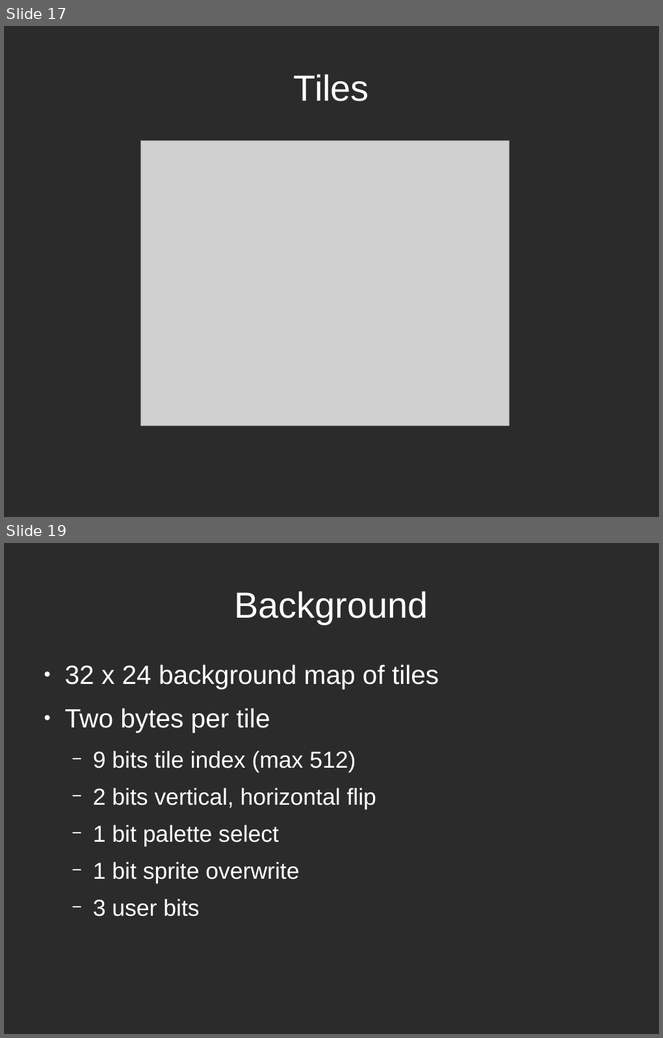
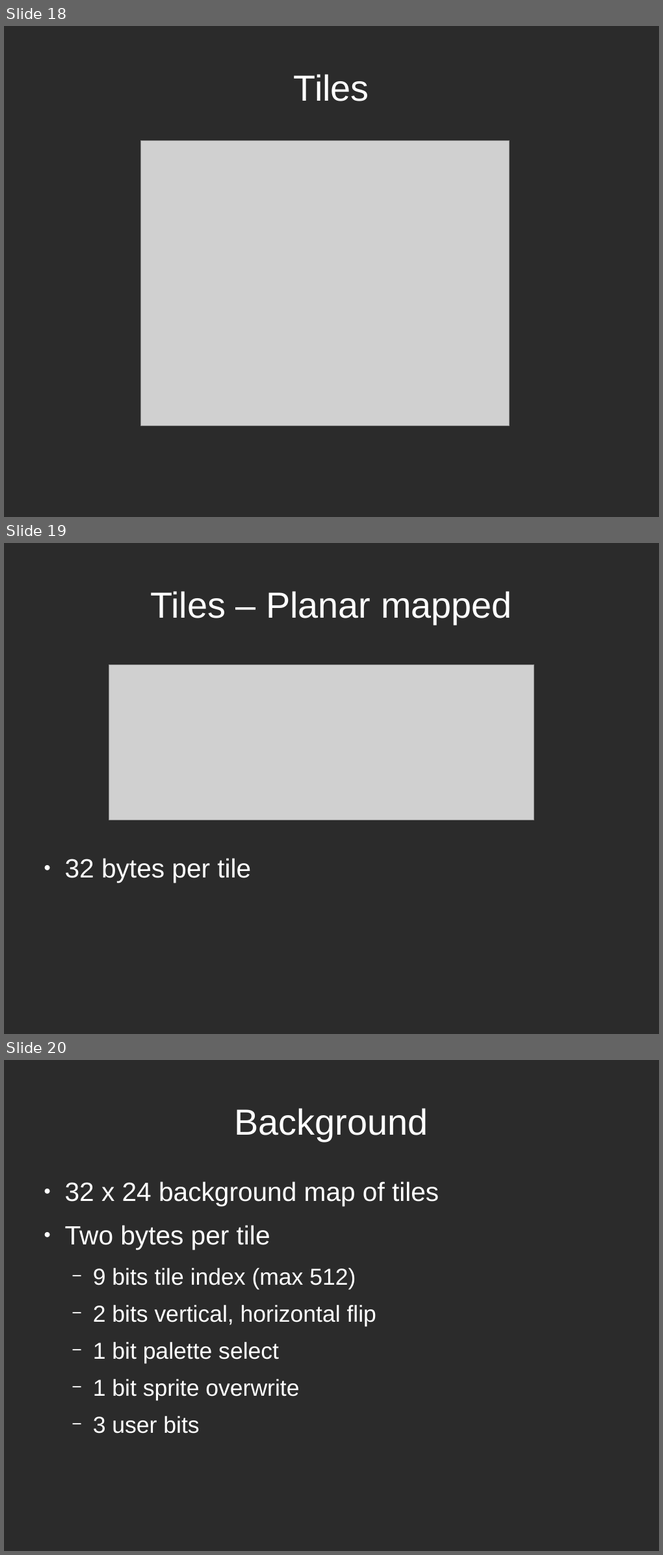
Before and after one commit to mattgodbolt/miracle-sms-emulator, a slide deck: emulating.odp. Shown one above the other, each under a label of ours: slides 17 and 19 before the commit, slides 18, 19 and 20 after it; the slides between them are not shown. The pictures are 663x1038 and 663x1555 pixels, drawn with LibreOffice and Linux fonts; fonts in the diff are those of the drawing; grey boxes stand for pictures; background and template pictures are left out; a plain dark background stands for a picture behind light text. Boxes give left, top, right and bottom in pixels: in the first picture for what was removed or moved away, otherwise in the second. Text is boxed around its words. In the diff, an @@ line names an element or a change of style, - is before the commit and + after.

```diff
--- a/emulating.odp
+++ b/emulating.odp
@@ slide 19 added at bbox=[4, 543, 659, 1034], background picture (left out) @@
@@ title added at bbox=[150, 591, 512, 624], 44 pt, text #FFFFFF @@
+Tiles – Planar mapped
@@ picture added at bbox=[109, 665, 534, 820] @@
@@ text added at bbox=[65, 858, 251, 883], 32 pt, text #FFFFFF @@
+● 32 bytes per tile
@@ what was slide 17 is now slide 18 @@
@@ what was slide 19 is now slide 20 @@
```
Also in this commit, not shown: 6 slides changed, 2 other slides added, 1 slide removed, 1 other file.
